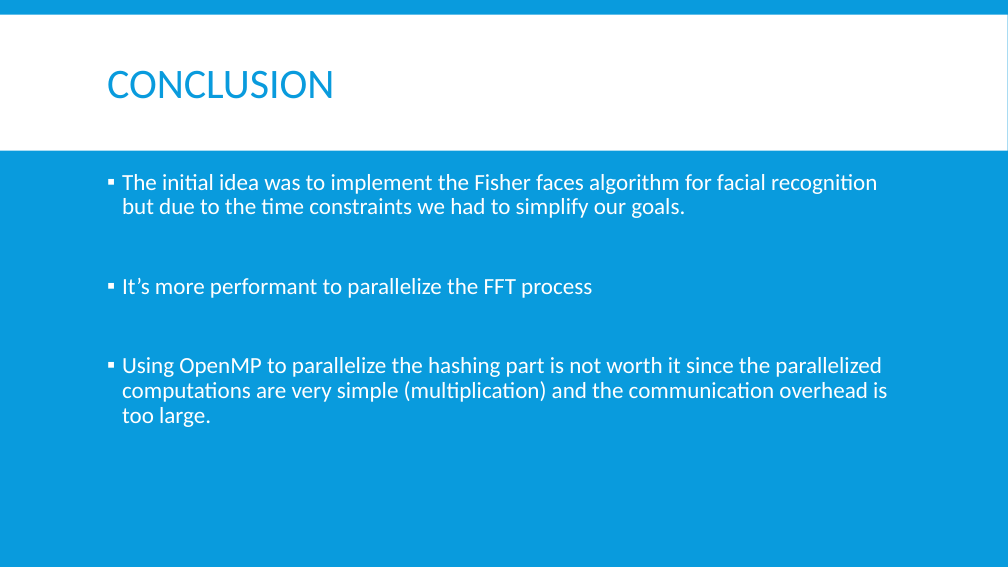
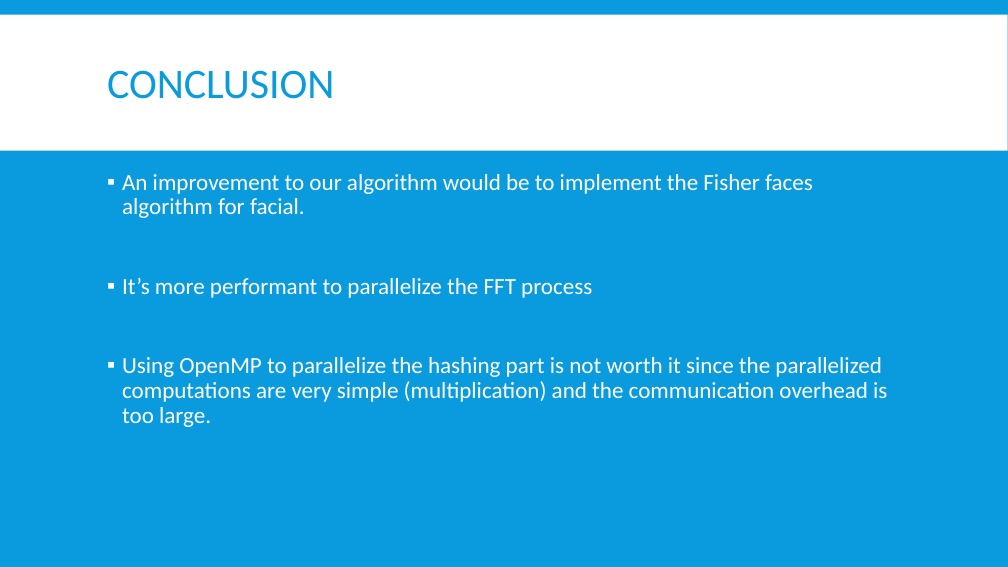
Before and after one commit to euwen/perceptual-image-hash, a slide deck: slide 9 of results/presentation_draft.pptx. Drawn at 1008x567 pixels with LibreOffice and Linux fonts; fonts in the diff are those of the drawing. Boxes give left, top, right and bottom in pixels: in the first picture for what was removed or moved away, otherwise in the second. Text is boxed around its words. In the diff, an @@ line names an element or a change of style, - is before the commit and + after.

```diff
--- a/results/presentation_draft.pptx
+++ b/results/presentation_draft.pptx
@@ text at <box>122,174,813,218</box>: text changed @@
-▪ The initial idea was to implement the Fisher faces algorithm for facial recognition but due to the time constraints we had to simplify our goals.
+▪ An improvement to our algorithm would be to implement the Fisher faces algorithm for facial.
```
Also in this commit, not shown: 5 other slides changed.
